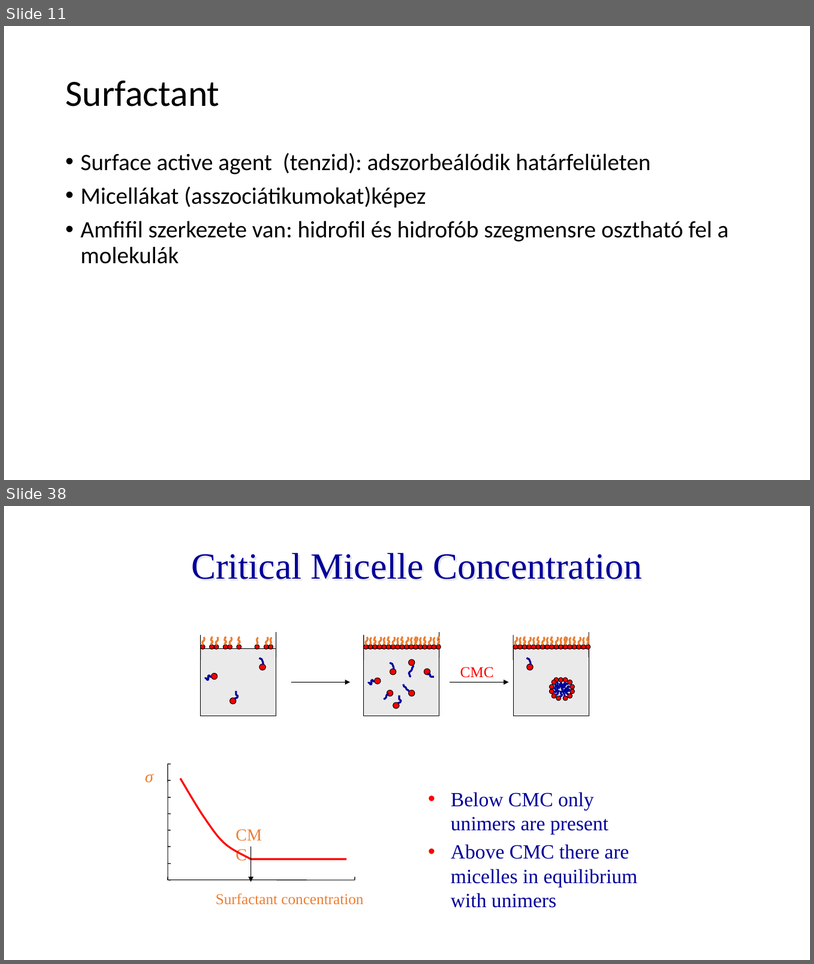
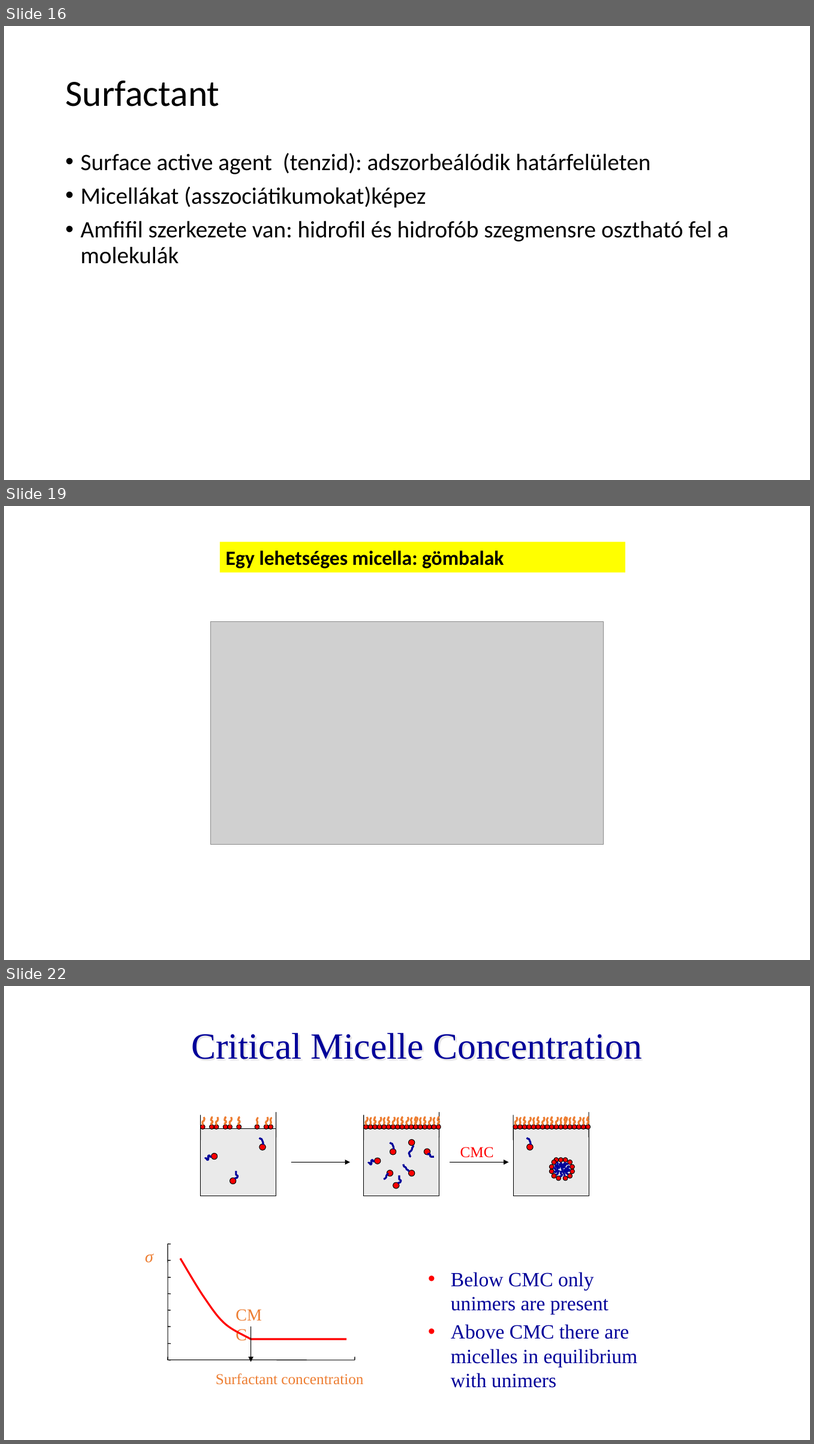
Before and after one commit to LilianaBohus/chemistry-presenations, a slide deck: formulations-and-surfactants.pptx. Shown one above the other, each under a label of ours: slides 11 and 38 before the commit, slides 16, 19 and 22 after it; the slides between them are not shown. The pictures are 814x964 and 814x1444 pixels, drawn with LibreOffice and Linux fonts; fonts in the diff are those of the drawing; grey boxes stand for pictures. Boxes give left, top, right and bottom in pixels: in the first picture for what was removed or moved away, otherwise in the second. Text is boxed around its words. In the diff, an @@ line names an element or a change of style, - is before the commit and + after.

```diff
--- a/formulations-and-surfactants.pptx
+++ b/formulations-and-surfactants.pptx
@@ slide 19 added at box(4, 506, 810, 960), background #FFFFFF @@
@@ rectangle added at box(220, 541, 626, 572), fill #FFFF00, 24 pt, text #000000, bold @@
+Egy lehetséges micella: gömbalak
@@ picture added at box(211, 622, 604, 844) @@
@@ what was slide 11 is now slide 16 @@
@@ what was slide 38 is now slide 22 @@
```
Also in this commit, not shown: 4 slides changed, 7 other slides added, 5 slides removed.
